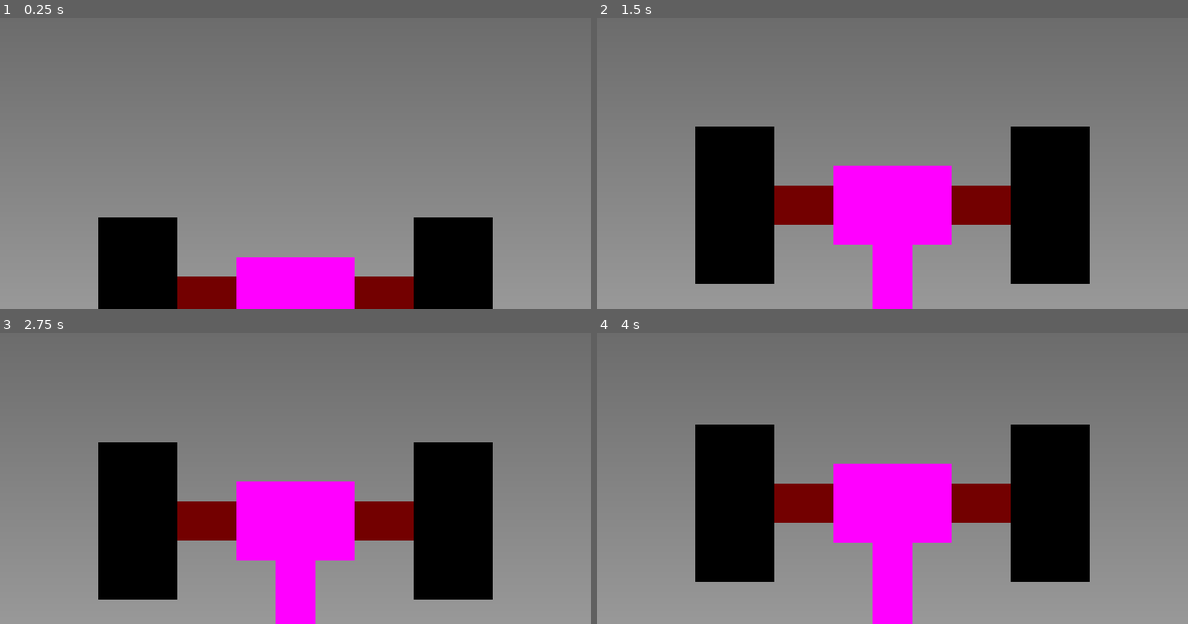
Above: before the commit, frames 1-4 (two rows, left to right).
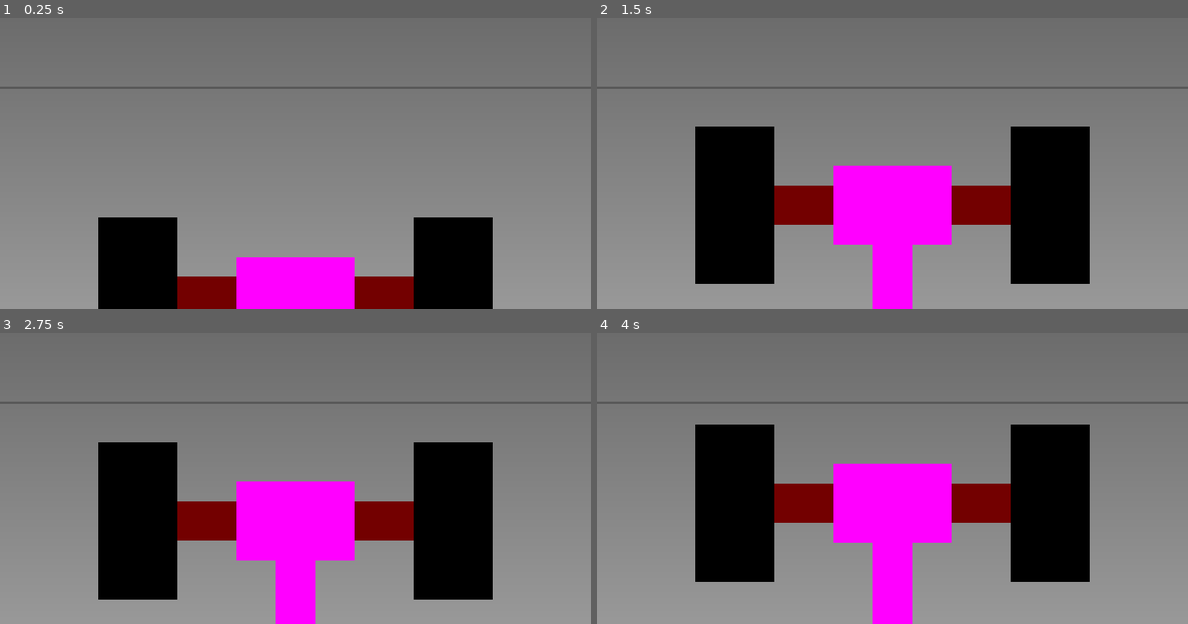
Above: after the commit, the same moments.

Repository: OIIOIIOI/gwj-79-v2
Game: Godot game, scene res://scenes/mini_games/weight_lifting/weight_lifting.tscn
Two runs of this game, one before a commit and one after it. Both use one fixed random seed, a clock stepped at 60 frames per second and the inputs below. This scene is started directly instead of the project's main scene.
Inputs:
- Up to frame 1 (0.25 s): no input
- Up to frame 2 (1.5 s): hold Right (move_right) 0.53-1.28 s; tap E (action) at 0.6, 1.35 s; tap Enter at 1.25 s; hold Down (move_down) from 1.28 s (still down)
- Up to frame 3 (2.75 s): release Down (move_down) at 2.03 s; hold Right (move_right) from 2.03 s (still down); tap E (action) at 2.1 s
- Up to frame 4 (4 s): tap Space at 2.75 s; release Right (move_right) at 2.78 s; hold Up (move_up) 2.78-3.53 s; tap E (action) at 2.85, 3.6 s; hold Left (move_left) from 3.53 s (still down)

The runs differ from the first frame. In frame 1, 0.8% of the frame differs, in the area x 0-100%, y 23-25%; in frame 2, 0.8%; in frame 3, 0.8%; in frame 4, 0.8%.

Commit message:
weight lifting ok

Diff:
--- a/scenes/mini_games/weight_lifting/weight_lifting.gd
+++ b/scenes/mini_games/weight_lifting/weight_lifting.gd
@@ -19,6 +19,8 @@
 var held_time := 0.0
 
 
+@onready var goal_line: Sprite2D = $GoalLine
+
 @onready var arm: Node2D = $Arm
 @onready var start_marker: Marker2D = $StartMarker
 @onready var end_marker: Marker2D = $EndMarker
@@ -31,7 +33,7 @@
 
 
 func _ready() -> void:
-	reset_mayor_position()
+	reset_visuals()
 	sync_mayor_position(0.0)
 	animate_start()
 
@@ -87,10 +89,12 @@
 	return abs(clampf(r, 0.0, 1.0))
 
 
-func reset_mayor_position() -> void:
+func reset_visuals() -> void:
 	mayor_arm.global_position = mayor_start_marker.global_position
 	mayor_arm.rotation = mayor_start_marker.rotation
 	mayor_arm.scale = mayor_start_marker.scale
+
+	goal_line.global_position.y = lerpf(start_marker.global_position.y, end_marker.global_position.y, WIN_HOLD_THRESHOLD)
 
 
 func sync_mayor_position(progress: float) -> void:
--- a/scenes/mini_games/weight_lifting/weight_lifting.tscn
+++ b/scenes/mini_games/weight_lifting/weight_lifting.tscn
@@ -10,6 +10,9 @@
 width = 1920
 height = 1080
 fill_to = Vector2(0, 1)
+
+[sub_resource type="PlaceholderTexture2D" id="PlaceholderTexture2D_6wwfw"]
+size = Vector2(1920, 8)
 
 [sub_resource type="PlaceholderTexture2D" id="PlaceholderTexture2D_2088r"]
 size = Vector2(800, 128)
@@ -36,6 +39,10 @@
 
 [node name="Background" type="Sprite2D" parent="."]
 texture = SubResource("GradientTexture2D_khhvv")
+
+[node name="GoalLine" type="Sprite2D" parent="."]
+modulate = Color(0, 0, 0, 0.25098)
+texture = SubResource("PlaceholderTexture2D_6wwfw")
 
 [node name="Arm" type="Node2D" parent="."]
 position = Vector2(0, 832)
Not shown: 1 places in scenes/mini_games/weight_lifting/weight_lifting.tscn that only renumber resources
